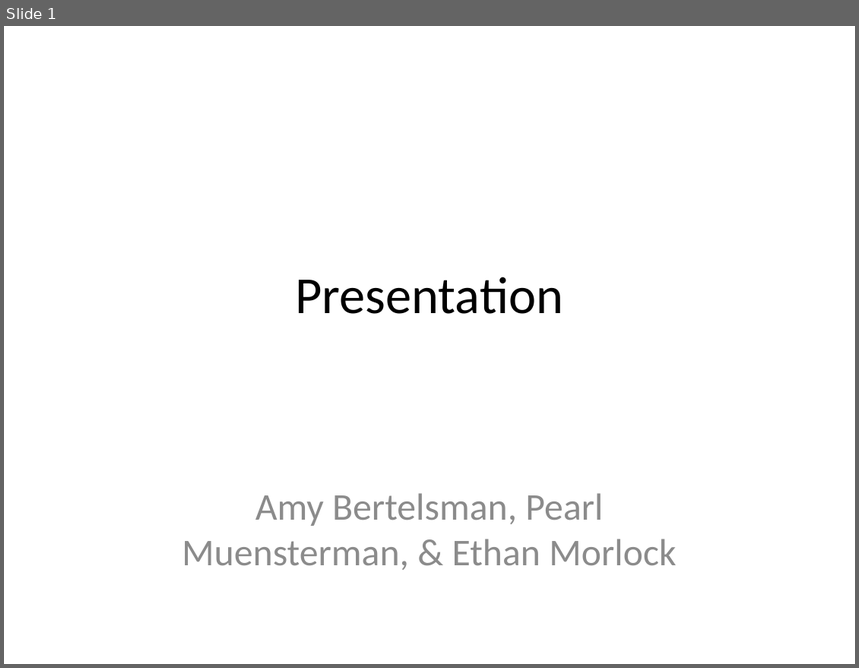
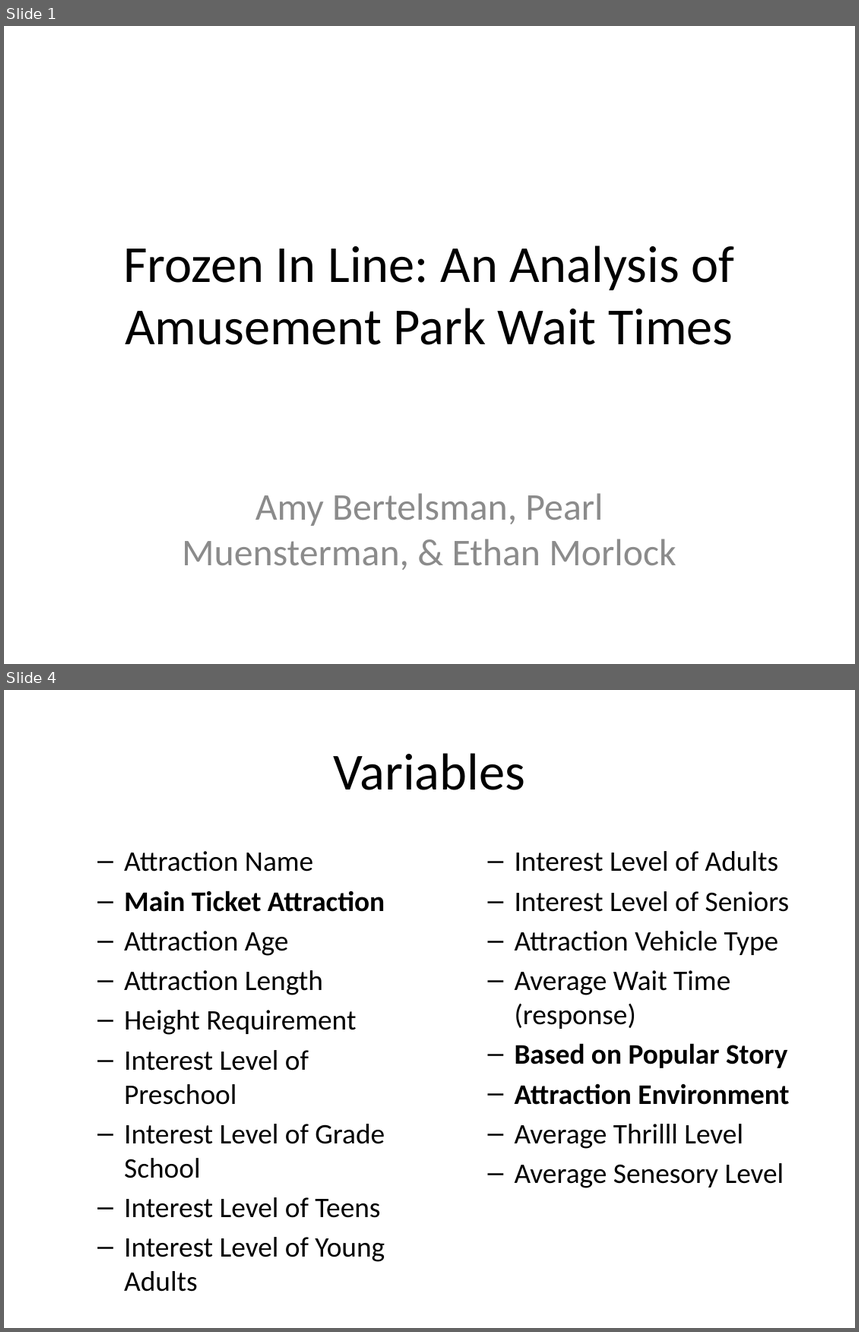
Before and after one commit to pearlmuensterman/Stat_361_Final_Project, a slide deck: Presentation.pptx. Shown one above the other, each under a label of ours: slide 1 before the commit, slides 1 and 4 after it; the slides between them are not shown. The pictures are 859x668 and 859x1332 pixels, drawn with LibreOffice and Linux fonts; fonts in the diff are those of the drawing. Boxes give left, top, right and bottom in pixels: in the first picture for what was removed or moved away, otherwise in the second. Text is boxed around its words. In the diff, an @@ line names an element or a change of style, - is before the commit and + after.

```diff
--- a/Presentation.pptx
+++ b/Presentation.pptx
@@ slide 4 added at box(4, 690, 855, 1328), background #FFFFFF @@
@@ title added at box(334, 753, 525, 790), 44 pt, text #000000 @@
+Variables
@@ text added at box(124, 851, 385, 1262), 24 pt, text #000000 @@
+  – Attraction Name
+  – Main Ticket Attraction
+  – Attraction Age
+  – Attraction Length
+  – Height Requirement
+  – Interest Level of Preschool
+  – Interest Level of Grade School
+  – Interest Level of Teens
+  – Interest Level of Young Adults
@@ text added at box(515, 851, 790, 1189), 24 pt, text #000000 @@
+  – Interest Level of Adults
+  – Interest Level of Seniors
+  – Attraction Vehicle Type
+  – Average Wait Time (response)
+  – Based on Popular Story
+  – Attraction Environment
+  – Average Thrilll Level
+  – Average Senesory Level
@@ slide 1 changed as well @@
@@ title at box(123, 246, 734, 345): text changed @@
-Presentation
+Frozen In Line: An Analysis of Amusement Park Wait Times
```
Also in this commit, not shown: 7 other slides added, 4 slides removed, 1 other file.
